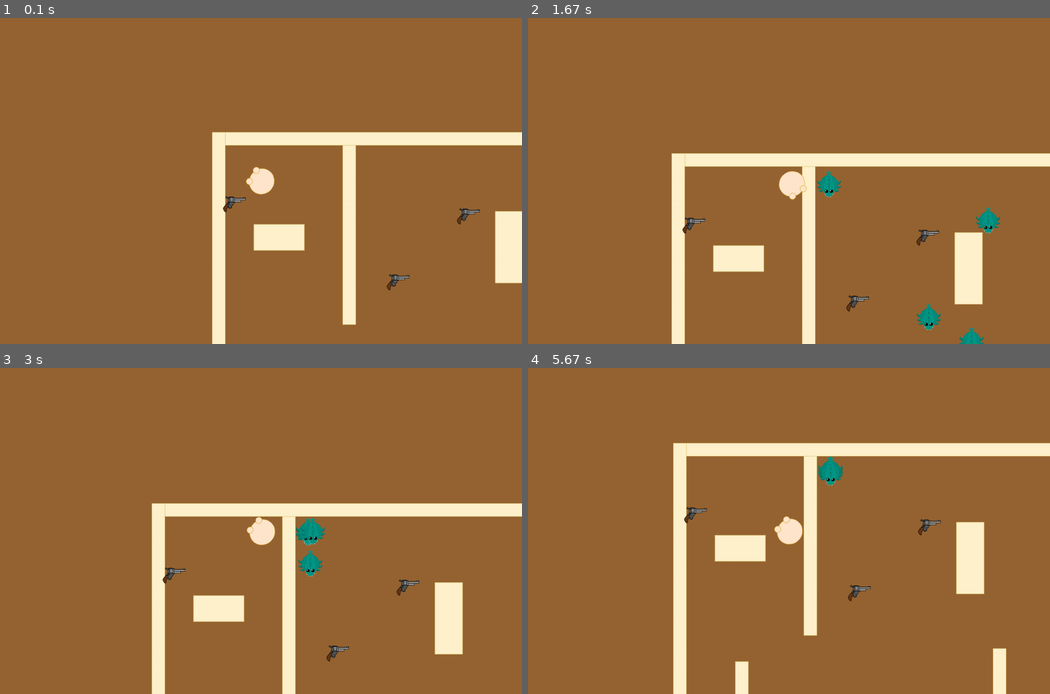
Above: before the commit, frames 1-4 (two rows, left to right).
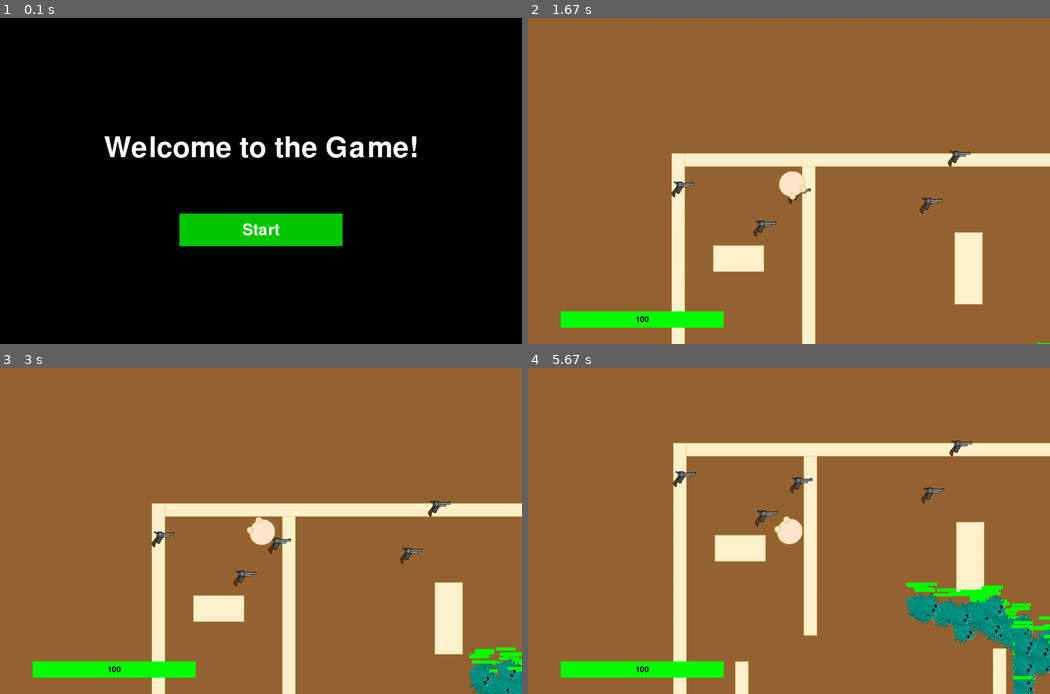
Above: after the commit, the same moments.

Repository: easonoob/pygame-monster-battle
Game: pygame game, started from main.py
The game is run twice, just before and just after one commit, with the same random seed, the same clock (stepped at 60 frames per second) and the same inputs.
Inputs (mouse positions are in pixels of both pictures, inside the frame that each line leads up to):
- Up to frame 1 (0.1 s): no input
- Up to frame 2 (1.67 s): click (789, 229) at 0.38 s, where only the run after the commit has a clickable "Start"; hold D 0.67-1.13 s; move the mouse to (768, 194) at 0.7 s; hold W 1.17-1.47 s; move the mouse to (794, 203) at 1.2 s; hold D from 1.5 s (still down); move the mouse to (841, 252) at 1.53 s
- Up to frame 3 (3 s): release D at 1.97 s; hold A 2-2.53 s; move the mouse to (99, 605) at 2.03 s; hold S 2.57-2.87 s; move the mouse to (454, 645) at 2.6 s; hold A from 2.9 s (still down); move the mouse to (125, 410) at 2.93 s
- Up to frame 4 (5.67 s): release A at 3.3 s; hold W 3.33-3.7 s; move the mouse to (663, 465) at 3.37 s; hold D 3.73-4.37 s; move the mouse to (762, 615) at 3.77 s; hold S 4.4-4.77 s; move the mouse to (789, 570) at 4.43 s; hold A 4.8-5.27 s; move the mouse to (987, 654) at 4.83 s; hold D from 5.3 s (still down); move the mouse to (715, 462) at 5.33 s

The runs differ from the first frame. In frame 1, 100% of the frame differs, in the area x 0-100%, y 0-100%; in frame 2, 3.1%; in frame 3, 4.1%; in frame 4, 6.7%.

Commit message:
added screens

Diff:
--- a/main.py
+++ b/main.py
@@ -3,55 +3,80 @@
 from src.weapons import WeaponGroup
 from src.obstacles import ObstacleGroup
 from src.monster import MonsterGroup
+from src.screens import StartScreen, GameOverScreen
 
 pygame.init()
 
 screen_width, screen_height = 1600, 1000
+map_width, map_height = 1921, 1021
 screen = pygame.display.set_mode((screen_width, screen_height))
-pygame.display.set_caption("Battle Royale")
+pygame.display.set_caption("Monster Battle")
+
+def init():
+    player = Player(screen, 150, 150, 'player_fists1.png')
+    weapons = WeaponGroup(screen, map_width, map_height)
+    obstacles = ObstacleGroup(screen, 'obstacles.png')
+    monsters = MonsterGroup(screen, map_width, map_height, 100, obstacles)
+    bullets = pygame.sprite.Group()
+    return player, weapons, obstacles, monsters, bullets
 
 def main():
     running = True
     clock = pygame.time.Clock()
 
-    # Initialize game components
-    player = Player(screen, 150, 150, 'player_fists1.png')
-    weapons = WeaponGroup(screen, 1921, 1021)
-    obstacles = ObstacleGroup(screen, 'obstacles.png')
-    monsters = MonsterGroup(screen, 1921, 1021, 5, obstacles)
+    player, weapons, obstacles, monsters, bullets = init()
 
-    bullets = pygame.sprite.Group()
+    start_screen = StartScreen(screen)
+    lost_screen = GameOverScreen(screen, True)
+    won_screen = GameOverScreen(screen, False)
+    game_running = False
+    game_over = False
+    won = False
 
     while running:
-        screen.fill((150, 100, 50))# 150, 100, 50
+        if game_running:
+            screen.fill((150, 100, 50))# 150, 100, 50
 
-        keys = pygame.key.get_pressed()
-        player.update(keys, obstacles, weapons)
+            keys = pygame.key.get_pressed()
+            player.update(keys, obstacles, weapons, monsters)
+            if player.health <= 0:
+                game_running = False
+                game_over = True
 
-        weapons.update()
-        obstacles.update()
+        if game_running:
+            weapons.update()
+            obstacles.update()
 
-        # Calculate the offset to keep the player in the center of the screen
-        offset_x = screen_width // 2 - player.rect.centerx
-        offset_y = screen_height // 2 - player.rect.centery
+            # Calculate the offset to keep the player in the center of the screen
+            offset_x = screen_width // 2 - player.rect.centerx
+            offset_y = screen_height // 2 - player.rect.centery
 
-        monsters.update(bullets, player.rect, obstacles, offset_x, offset_y)
+            # Draw everything relative to the offset
+            obstacles.draw(offset_x, offset_y)
+            weapons.draw(offset_x, offset_y)
+            player.update_direction(obstacles, offset_x, offset_y)
+            player.draw(offset_x, offset_y)
 
-        # Draw everything relative to the offset
-        obstacles.draw(offset_x, offset_y)
-        weapons.draw(offset_x, offset_y)
-        player.update_direction(obstacles, offset_x, offset_y)
-        player.draw(offset_x, offset_y)
-        monsters.draw(offset_x, offset_y)
+            monsters.update(bullets, player.rect, obstacles, offset_x, offset_y)
+            monsters.draw(offset_x, offset_y)
 
-        bullets.update(obstacles)
-        for bullet in bullets:
-            # if not bullet.alive:
-            #     bullet.kill()
-            #     bullets.remove(bullet)
-            #     del bullet
-            # else:
-            bullet.draw(offset_x, offset_y)
+            bullets.update(obstacles)
+            for bullet in bullets:
+                bullet.draw(offset_x, offset_y)
+
+        else:
+            if game_over:
+                if won:
+                    won_screen.draw()
+                else:
+                    lost_screen.draw()
+            else:
+                start_screen.draw()
+
+        if len(monsters.monsters) == 0:
+            game_running = False
+            game_over = True
+            won = True
 
         for event in pygame.event.get():
             if event.type == pygame.QUIT:
@@ -59,9 +84,18 @@
 
             if event.type == pygame.MOUSEBUTTONDOWN:
                 if player.weapon:
-                    bullet = player.weapon.shoot(player, pygame.mouse.get_pos(), offset_x, offset_y)
+                    bullet = player.weapon.shoot(player, pygame.mouse.get_pos(), offset_x, offset_y, map_width, map_height)
                     if bullet is not None: bullets.add(bullet)
                     # print(bullets)
+
+            if not game_running and start_screen.handle_event(event):
+                game_running = True
+
+            if game_over and (lost_screen.handle_event(event) or won_screen.handle_event(event)):
+                game_over = False
+                game_running = True
+                won = False
+                player, weapons, obstacles, monsters, bullets = init()
 
         pygame.display.flip()
         clock.tick(100)
--- a/src/monster.py
+++ b/src/monster.py
@@ -14,29 +14,41 @@
         self.rect = self.image.get_rect(center=(x, y))
         self.mask = pygame.mask.from_surface(self.image)  # Create a mask for the player
         self.health = 100
-        self.speed = 5
+        self.max_health = 100
+        self.speed = 1
+
+        self.health_bar_width = 60
+        self.health_bar_height = 10
+        self.health_bar_color = (0, 255, 0)
+        self.background_bar_color = (255, 0, 0)
 
     def update(self, bullets, player_rect, obstacles, offset_x, offset_y):
-
         if pygame.sprite.spritecollide(self, bullets, False):
-            self.health -= 10
+            self.health -= 5
 
         if self.health <= 0:
             self.kill()
             return
 
-        x_diff = player_rect.centerx - self.rect.centerx - offset_x
-        y_diff = player_rect.centerx - self.rect.centerx - offset_y
+        x_diff = player_rect.centerx - self.rect.centerx
+        y_diff = player_rect.centery - self.rect.centery
         distance = math.hypot(x_diff, y_diff)
         dx = self.speed * x_diff / (distance + 5)
         dy = self.speed * y_diff / (distance + 5)
 
-        original_rect = self.rect.copy()  # Store the original position
+        original_rect = self.rect.copy()
 
-        self.rect.x += dx + random.randint(-10, 10)
+        self.rect.x += dx + random.randint(-2, 2)
         original_rect = self.check_collision(obstacles, original_rect)
-        self.rect.y += dy + random.randint(-10, 10)
+        self.rect.y += dy + random.randint(-2, 2)
         original_rect = self.check_collision(obstacles, original_rect)
+
+        dx = player_rect.centerx - self.rect.centerx
+        dy = player_rect.centery - self.rect.centery
+        angle = math.degrees(math.atan2(-dy, dx)) - 90
+
+        self.image = pygame.transform.rotate(self.original_image, angle)
+        self.rect = self.image.get_rect(center=self.rect.center)
 
     def check_collision(self, obstacles, original_rect):
         if pygame.sprite.collide_mask(self, obstacles.obstacle_map):
@@ -45,6 +57,23 @@
 
     def draw(self, offset_x, offset_y):
         self.screen.blit(self.image, (self.rect.x + offset_x, self.rect.y + offset_y))
+        self.draw_health_bar(offset_x, offset_y)
+
+    def draw_health_bar(self, offset_x, offset_y):
+        health_bar_rect = pygame.Rect(
+            self.rect.x + offset_x + (self.rect.width - self.health_bar_width) // 2,
+            self.rect.y + offset_y - self.health_bar_height - 5,
+            self.health_bar_width,
+            self.health_bar_height
+        )
+        pygame.draw.rect(self.screen, self.background_bar_color, health_bar_rect)
+        health_fill_rect = pygame.Rect(
+            health_bar_rect.left,
+            health_bar_rect.top,
+            self.health_bar_width * (self.health / self.max_health),
+            self.health_bar_height
+        )
+        pygame.draw.rect(self.screen, self.health_bar_color, health_fill_rect)
 
 class MonsterGroup:
     def __init__(self, screen, map_width, map_height, num_monsters=50, obstacles=None):
@@ -59,13 +88,14 @@
             self.monsters.add(monster)
 
     def create(self, map_width, map_height):
-        x = random.randint(map_width//2, map_width)
-        y = random.randint(map_height//2, map_height)
+        x = random.randint(int(map_width//1.5), map_width)
+        y = random.randint(int(map_height//1.5), map_height)
         return Monster(self.screen, x, y, 'monster.png')
 
     def update(self, *args):
         self.monsters.update(*args)
 
     def draw(self, offset_x, offset_y):
-        for weapon in self.monsters:
-            weapon.screen.blit(weapon.image, (weapon.rect.x + offset_x, weapon.rect.y + offset_y))
+        for monster in self.monsters:
+            # weapon.screen.blit(weapon.image, (weapon.rect.x + offset_x, weapon.rect.y + offset_y))
+            monster.draw(offset_x, offset_y)
--- a/src/player.py
+++ b/src/player.py
@@ -1,6 +1,40 @@
 import pygame
 import os
 import math
+
+class HealthBar:
+    def __init__(self, screen, x, y, width, height, color, background_color, font_size=36, font_color=(0, 0, 0)):
+        self.screen = screen
+        self.x = x
+        self.y = y
+        self.width = width
+        self.height = height
+        self.color = color
+        self.background_color = background_color
+        self.current_health = 100
+        self.max_health = 100
+        self.font_size = font_size
+        self.font_color = font_color
+
+        # Initialize font
+        self.font = pygame.font.Font(None, self.font_size)
+
+    def set_health(self, health):
+        self.current_health = max(0, min(health, self.max_health))  # Clamp health between 0 and max_health
+
+    def draw(self):
+        # Draw the background of the health bar
+        pygame.draw.rect(self.screen, self.background_color, (self.x, self.y, self.width, self.height))
+
+        # Draw the filled portion of the health bar
+        fill_width = self.width * (self.current_health / self.max_health)
+        pygame.draw.rect(self.screen, self.color, (self.x, self.y, fill_width, self.height))
+
+        # Render the health number
+        health_text = f"{round(self.current_health, 1)}"
+        text_surface = self.font.render(health_text, True, self.font_color)
+        text_rect = text_surface.get_rect(center=(self.x + self.width / 2, self.y + self.height / 2))
+        self.screen.blit(text_surface, text_rect)
 
 class Player(pygame.sprite.Sprite):
     def __init__(self, screen, x, y, image_file):
@@ -18,7 +52,17 @@
         self.weapon = None
         self.center_offset = 20
 
-    def update(self, keys, obstacles, weapons):
+        self.health = 100
+        w, h = pygame.display.get_surface().get_size()
+        self.health_bar = HealthBar(screen, 100, h-100, 500, 50, (0, 255, 0), (255, 0, 0))
+
+    def update(self, keys, obstacles, weapons, monsters):
+
+        collided = pygame.sprite.spritecollide(self, monsters.monsters, False)
+        if collided:
+            self.health -= 0.1 * len(collided)
+            self.health_bar.set_health(self.health)
+
         original_rect = self.rect.copy()  # Store the original position
         speed = 5
         if keys[pygame.K_w]:
@@ -70,3 +114,4 @@
 
     def draw(self, offset_x, offset_y):
         self.screen.blit(self.image, (self.rect.x + offset_x, self.rect.y + offset_y))
+        self.health_bar.draw()
--- /dev/null
+++ b/src/screens.py
@@ -0,0 +1,77 @@
+import pygame
+
+class StartScreen:
+    def __init__(self, screen):
+        self.screen = screen
+        self.font = pygame.font.Font(None, 128)
+        self.button_font = pygame.font.Font(None, 72)
+
+        w, h = pygame.display.get_surface().get_size()
+
+        self.button_color = (0, 200, 0)
+        self.button_hover_color = (0, 255, 0)
+        self.button_rect = pygame.Rect(w//2-250, h//2+100, 500, 100)
+        self.button_text = "Start"
+
+        self.button_hover = False
+
+    def draw(self):
+        self.screen.fill((0, 0, 0))
+
+        title_text = self.font.render("Welcome to the Game!", True, (255, 255, 255))
+        title_rect = title_text.get_rect(center=(self.screen.get_width() / 2, self.screen.get_height() / 2 - 100))
+        self.screen.blit(title_text, title_rect)
+
+        self.button_hover = self.button_rect.collidepoint(pygame.mouse.get_pos())
+        button_color = self.button_hover_color if self.button_hover else self.button_color
+        pygame.draw.rect(self.screen, button_color, self.button_rect)
+
+        button_text_surface = self.button_font.render(self.button_text, True, (255, 255, 255))
+        button_text_rect = button_text_surface.get_rect(center=self.button_rect.center)
+        self.screen.blit(button_text_surface, button_text_rect)
+
+    def handle_event(self, event):
+        if event.type == pygame.MOUSEBUTTONDOWN and event.button == 1:
+            if self.button_rect.collidepoint(event.pos):
+                return True  # Start button clicked
+        return False
+
+class GameOverScreen:
+    def __init__(self, screen, lose=True):
+        self.screen = screen
+        self.font = pygame.font.Font(None, 128)
+        self.button_font = pygame.font.Font(None, 72)
+
+        # Define button properties
+        self.button_color = (200, 0, 0) if lose else (0, 200, 0)
+        self.button_hover_color = (255, 0, 0) if lose else (0, 255, 0)
+        self.button_rect = pygame.Rect(screen.get_width() // 2 - 250, screen.get_height() // 2 + 100, 500, 100)
+        self.button_text = "Play Again"
+
+        # Initialize button state
+        self.button_hover = False
+        self.lose = lose
+
+    def draw(self):
+        # Draw background
+        self.screen.fill((0, 0, 0))
+
+        # Draw "You Died!" text
+        game_over_text = self.font.render("You Died!" if self.lose else "You Won!", True, (255, 0, 0) if self.lose else (0, 255, 0))
+        game_over_rect = game_over_text.get_rect(center=(self.screen.get_width() / 2, self.screen.get_height() / 2 - 100))
+        self.screen.blit(game_over_text, game_over_rect)
+
+        # Draw button
+        self.button_hover = self.button_rect.collidepoint(pygame.mouse.get_pos())
+        button_color = self.button_hover_color if self.button_hover else self.button_color
+        pygame.draw.rect(self.screen, button_color, self.button_rect)
+
+        button_text_surface = self.button_font.render(self.button_text, True, (255, 255, 255))
+        button_text_rect = button_text_surface.get_rect(center=self.button_rect.center)
+        self.screen.blit(button_text_surface, button_text_rect)
+
+    def handle_event(self, event):
+        if event.type == pygame.MOUSEBUTTONDOWN and event.button == 1:
+            if self.button_rect.collidepoint(event.pos):
+                return True  # "Play Again" button clicked
+        return False
--- a/src/weapons.py
+++ b/src/weapons.py
@@ -4,7 +4,7 @@
 import math
 
 class Bullet(pygame.sprite.Sprite):
-    def __init__(self, screen, start_x, start_y, target_x, target_y):
+    def __init__(self, screen, start_x, start_y, target_x, target_y, map_width, map_height):
         super().__init__()
         self.screen = screen
         self.image = pygame.Surface((10, 10))  # Small bullet
@@ -21,7 +21,8 @@
         self.dx = self.speed * x_diff / (distance + 5)
         self.dy = self.speed * y_diff / (distance + 5)
 
-        self.alive = True
+        self.map_width = map_width
+        self.map_height = map_height
 
     def update(self, obstacles):
         # Move bullet
@@ -29,8 +30,8 @@
         self.rect.y += self.dy
 
         # Remove bullet if it goes off screen
-        if (self.rect.x < 0 or self.rect.x > self.screen.get_width() or
-                self.rect.y < 0 or self.rect.y > self.screen.get_height()):
+        if (self.rect.x < 0 or self.rect.x > self.map_width or
+                self.rect.y < 0 or self.rect.y > self.map_height):
             self.kill()
             # self.alive = False
 
@@ -68,19 +69,19 @@
     def draw(self, offset_x, offset_y):
         self.screen.blit(self.image, (self.rect.x + offset_x, self.rect.y + offset_y))
 
-    def shoot(self, player, mouse_pos, offset_x, offset_y):
+    def shoot(self, player, mouse_pos, offset_x, offset_y, map_width, map_height):
         now = pygame.time.get_ticks()
         if now - self.last_shot_time > 200:  # 500 ms between shots
             self.last_shot_time = now
             # Create a bullet heading towards the mouse position
-            return Bullet(self.screen, player.rect.centerx, player.rect.centery, mouse_pos[0] - offset_x, mouse_pos[1] - offset_y)
+            return Bullet(self.screen, player.rect.centerx, player.rect.centery, mouse_pos[0] - offset_x, mouse_pos[1] - offset_y, map_width, map_height)
 
 class WeaponGroup:
     def __init__(self, screen, map_width, map_height, num_weapons=5):
         self.weapons = pygame.sprite.Group()
         for _ in range(num_weapons):
-            x = random.randint(0, map_width)
-            y = random.randint(0, map_height)
+            x = random.randint(0, map_width//2)
+            y = random.randint(0, map_height//2)
             self.weapons.add(Weapon(screen, x, y))
 
     def update(self):
